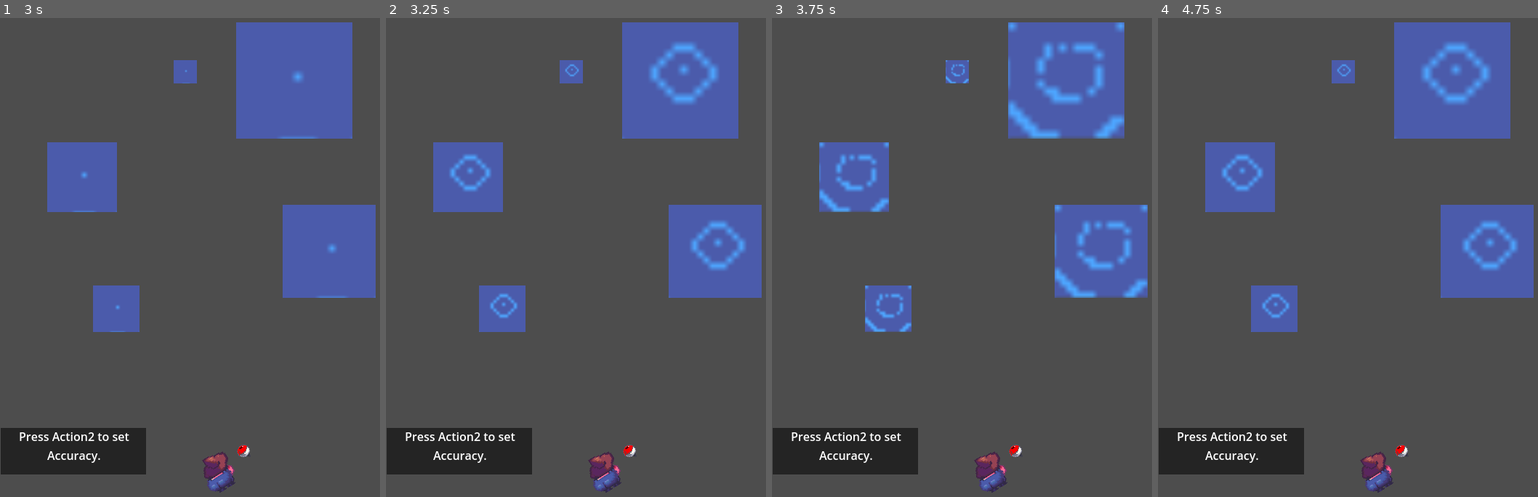
Above: before the commit, frames 1-4 (left to right).
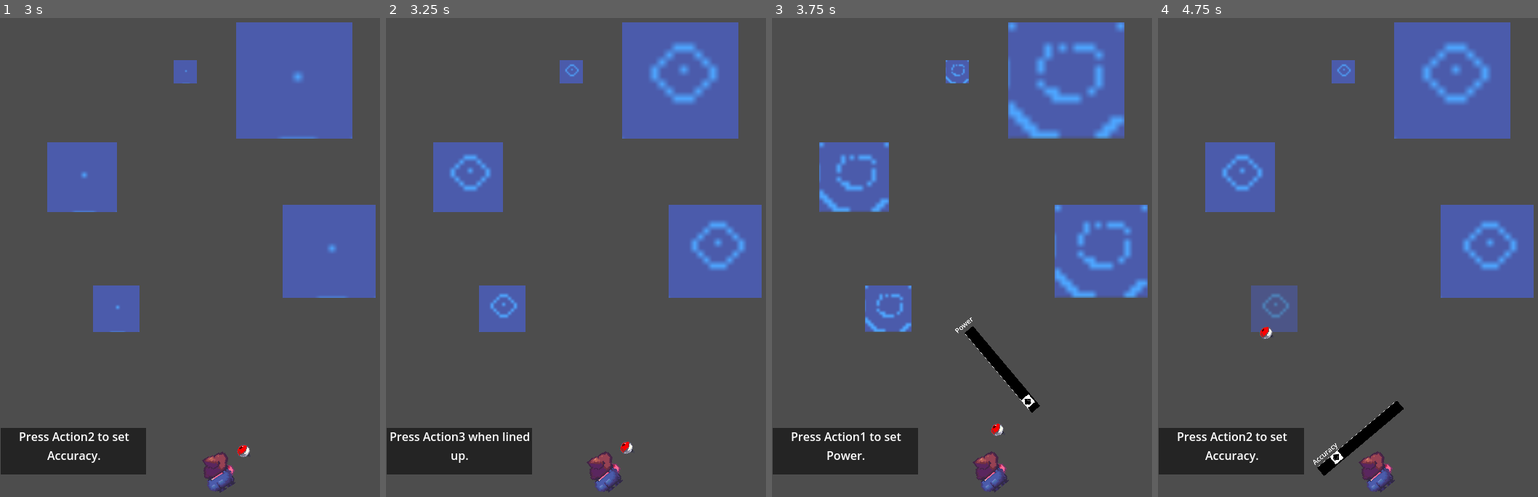
Above: after the commit, the same moments.

Repository: AndrewJDGalga/ggj2024
Game: Godot game, scene res://levels/mainlevel.tscn
Two runs of this game, one before a commit and one after it. Both use one fixed random seed, a clock stepped at 60 frames per second and the inputs below.
Inputs:
- Up to frame 1 (3 s): hold Up (action1) 0.53-1.28 s; tap Ctrl (action3) at 0.8, 1.35, 2.3 s; tap Up (action1) at 1.55 s; hold Up (action1) 2.03-2.78 s; tap Down (action2) at 2.85 s
- Up to frame 2 (3.25 s): tap Up (action1) at 3.05 s
- Up to frame 3 (3.75 s): tap Ctrl (action3) at 3.6 s
- Up to frame 4 (4.75 s): tap Up (action1) at 4.35 s

Frame 1 is identical in both runs. In frame 2, 0.8% of the frame differs, in the area x 1-66%, y 86-100%; in frame 3, 1.2%; in frame 4, 2.2%, in the area x 24-66%, y 55-100%.

Commit message:
voicelines

Diff:
--- a/UI/BalanceMeter.gd
+++ b/UI/BalanceMeter.gd
@@ -28,10 +28,7 @@
 	cur_point_pos = set_meter_point_percent(cur_point_pos + delta/auto_slide_slow * pull_dir)
 
 func fail_check():
-	print(meter.get_size().x)
-	print(cur_point_pos)
-	if cur_point_pos > 1.0 || \
-		cur_point_pos < 0.0:
+	if cur_point_pos > 1.0 || cur_point_pos < 0.0:
 		emit_signal("has_failed")
 
 func stop():
--- a/UI/GolfMeter.gd
+++ b/UI/GolfMeter.gd
@@ -18,7 +18,6 @@
 		set_meter_point_percent(cur_meter_percent)
 
 func get_percent()->float:
-	print(cur_meter_percent)
 	return cur_meter_percent
 
 func stop():
@@ -26,7 +25,6 @@
 	reset()
 
 func start():
-	print("start")
 	is_running = true
 	reset()
 
@@ -53,7 +51,5 @@
 
 # sets the text of the meter if valid
 func set_meter_text(text: String):
-	print(text)
-	#if (text_label):
-	text_label.text = text
-	print(text_label.text)
+	if (text_label):
+		text_label.text = text
--- a/UI/GolfMeter/golf_meter_host.gd
+++ b/UI/GolfMeter/golf_meter_host.gd
@@ -6,7 +6,6 @@
 	meter.set_meter_text(new_name)
 
 func start():
-	print("starting")
 	meter.start()
 
 func stop():
--- a/entities/curtis.gd
+++ b/entities/curtis.gd
@@ -66,8 +66,8 @@
 				cur_accuracy = set_attribute(
 					-line_degree_limit, line_degree_limit, cur_accuracy,
 					accuracy_gain_rate, delta)
+				anim_player.play("toss_lure")
 			game_manager.PLAY_STATE.CASTING:
-				#TODO determine if needed?
 				pass
 				#lure.position.y = cur_throw_power
 				#lure.position.x = cur_accuracy
@@ -144,5 +144,6 @@
 
 
 func _on_fish_catch_meter_has_failed():
+	print("fail")
 	if game_manager.cur_state == game_manager.PLAY_STATE.CATCHING:
 		game_manager.cur_state = game_manager.PLAY_STATE.CATCH_FAIL
--- a/entities/curtis.tscn
+++ b/entities/curtis.tscn
@@ -13,7 +13,7 @@
 
 [sub_resource type="Animation" id="Animation_tsxth"]
 resource_name = "toss_lure"
-length = 0.3
+length = 0.2
 
 [sub_resource type="AnimationLibrary" id="AnimationLibrary_lq06r"]
 _data = {
--- a/levels/mainlevel.tscn
+++ b/levels/mainlevel.tscn
@@ -18,11 +18,6 @@
 fart3 = "res://assets/audio/GGL - Redneck Fishing/GGL - Redneck Fishing_/Samples/Comedy/FartHardLongFunny_SFXB.2036.wav"
 
 [node name="AudioStreamPlayer" type="AudioStreamPlayer" parent="."]
-
-[node name="Curtis" parent="." node_paths=PackedStringArray("game_manager", "tut_text") instance=ExtResource("1_bnq6j")]
-position = Vector2(300, 744)
-game_manager = NodePath("..")
-tut_text = NodePath("../TutorialText")
 
 [node name="TutorialText" parent="." instance=ExtResource("3_mhy6w")]
 offset_left = 1.0
@@ -50,3 +45,8 @@
 [node name="fishing_zone5" parent="fishing_zones" instance=ExtResource("4_7dt12")]
 position = Vector2(160, 519)
 ease_rating = 2
+
+[node name="Curtis" parent="." node_paths=PackedStringArray("game_manager", "tut_text") instance=ExtResource("1_bnq6j")]
+position = Vector2(300, 744)
+game_manager = NodePath("..")
+tut_text = NodePath("../TutorialText")
--- a/levels/testaj.tscn
+++ b/levels/testaj.tscn
@@ -27,11 +27,6 @@
 offset_bottom = 693.0
 scale = Vector2(19.16, 3.56)
 color = Color(0.631373, 0.243137, 0, 1)
-
-[node name="Curtis" parent="." node_paths=PackedStringArray("game_manager", "tut_text") instance=ExtResource("1_7jb4x")]
-position = Vector2(309, 713)
-game_manager = NodePath("..")
-tut_text = NodePath("../TutorialText")
 
 [node name="fishing_zone" parent="." instance=ExtResource("3_6qolk")]
 position = Vector2(307, 584)
@@ -66,3 +61,8 @@
 offset_top = 657.0
 offset_right = 205.0
 offset_bottom = 721.0
+
+[node name="Curtis" parent="." node_paths=PackedStringArray("game_manager", "tut_text") instance=ExtResource("1_7jb4x")]
+position = Vector2(309, 713)
+game_manager = NodePath("..")
+tut_text = NodePath("../TutorialText")
Not shown, added: assets/audio/GGL - Redneck Fishing/GGL - Redneck Fishing_/voicelines/Come on now 2.wav.import
Not shown, added: assets/audio/GGL - Redneck Fishing/GGL - Redneck Fishing_/voicelines/Come on.wav.import
Not shown, added: assets/audio/GGL - Redneck Fishing/GGL - Redneck Fishing_/voicelines/Come out of that water.wav.import
Not shown, added: assets/audio/GGL - Redneck Fishing/GGL - Redneck Fishing_/voicelines/Come out that water 2.wav.import
Not shown, added: assets/audio/GGL - Redneck Fishing/GGL - Redneck Fishing_/voicelines/Feelin that moonshine.wav.import
Not shown, added: assets/audio/GGL - Redneck Fishing/GGL - Redneck Fishing_/voicelines/Get that fish out of water.wav.import
Not shown, added: assets/audio/GGL - Redneck Fishing/GGL - Redneck Fishing_/voicelines/He He.wav.import
Not shown, added: assets/audio/GGL - Redneck Fishing/GGL - Redneck Fishing_/voicelines/I got me a gator.wav.import
Not shown, added: assets/audio/GGL - Redneck Fishing/GGL - Redneck Fishing_/voicelines/Joke 1.wav.import
Not shown, added: assets/audio/GGL - Redneck Fishing/GGL - Redneck Fishing_/voicelines/Joke 2.wav.import
Not shown, added: assets/audio/GGL - Redneck Fishing/GGL - Redneck Fishing_/voicelines/Joke 3.wav.import
Not shown, added: assets/audio/GGL - Redneck Fishing/GGL - Redneck Fishing_/voicelines/Oh ya moon shine.wav.import
(and 20 more such lines)
